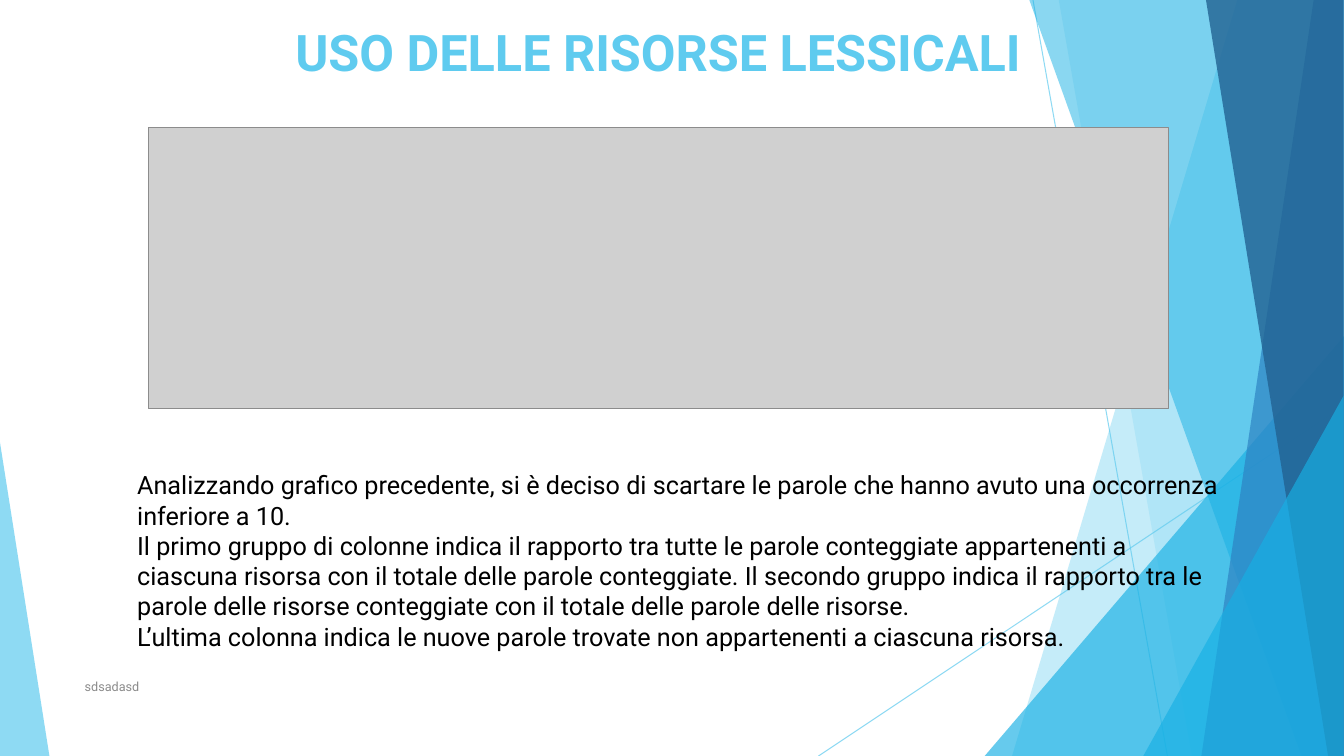
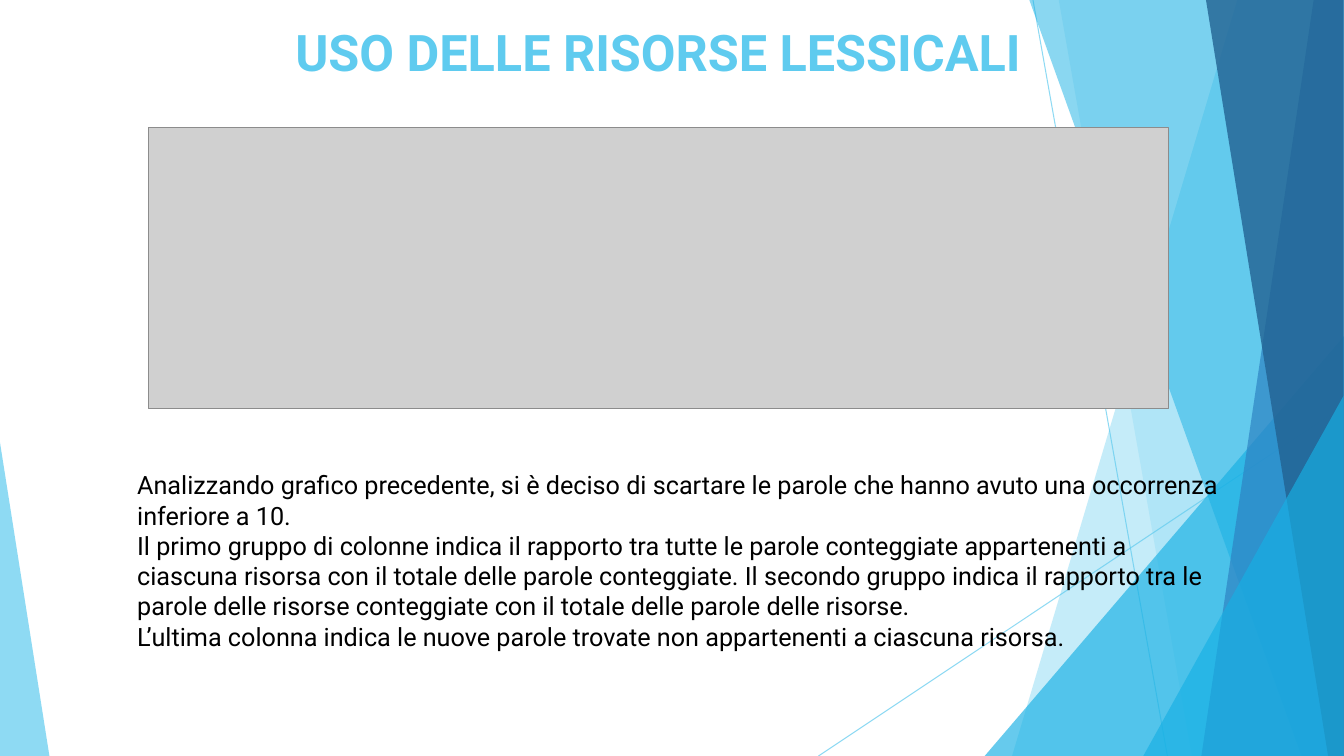
Before and after one commit to moamedterzo/MAADB, a slide deck: slide 28 of Docs/Presentazione.PPTX. Drawn at 1344x756 pixels with LibreOffice and Linux fonts; fonts in the diff are those of the drawing; grey boxes stand for pictures. Boxes give left, top, right and bottom in pixels: in the first picture for what was removed or moved away, otherwise in the second. Text is boxed around its words. In the diff, an @@ line names an element or a change of style, - is before the commit and + after.

```diff
--- a/Docs/Presentazione.PPTX
+++ b/Docs/Presentazione.PPTX
@@ text removed at [85,681,140,691] @@
-sdsadasd
```
Also in this commit, not shown: 1 other slide changed.
